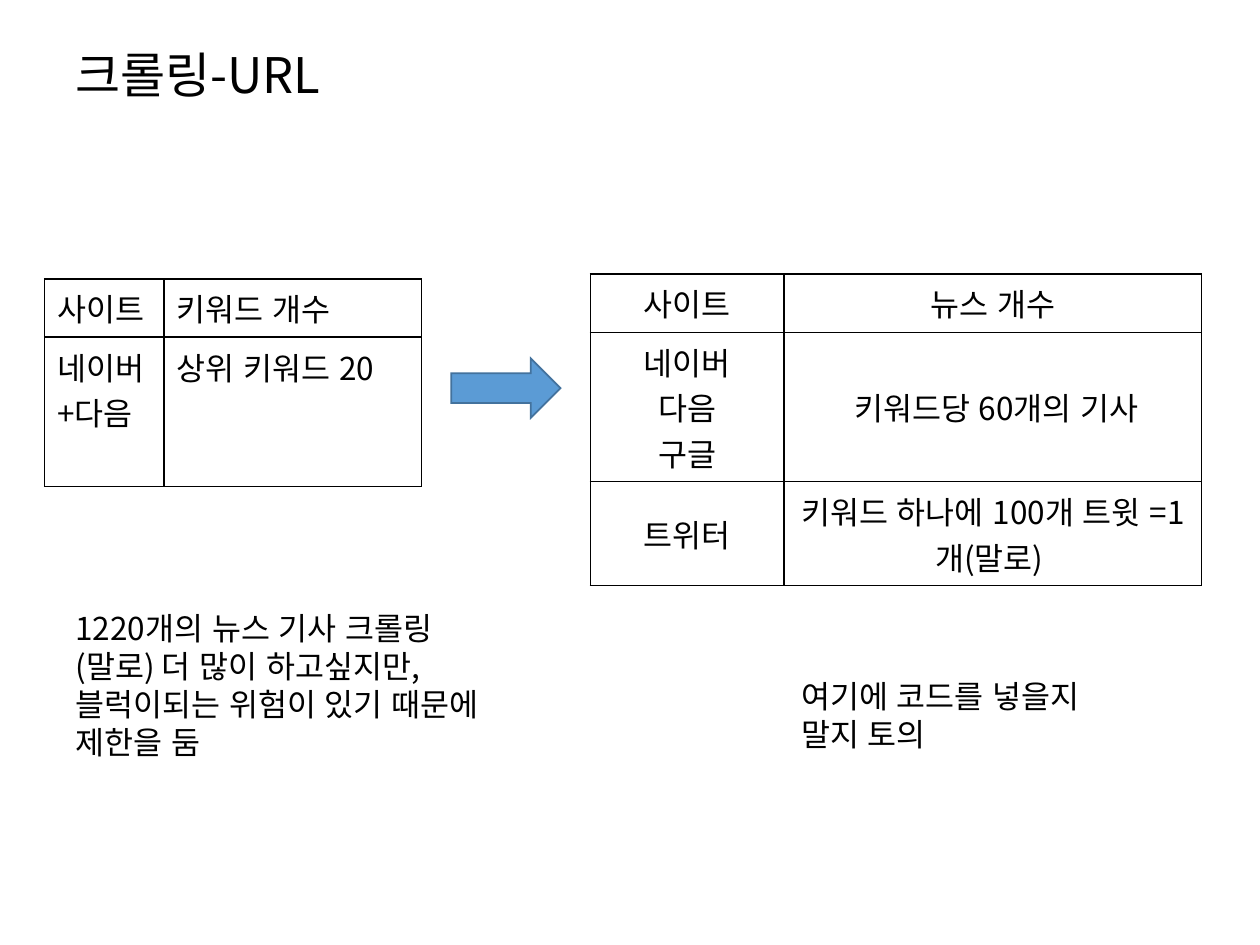
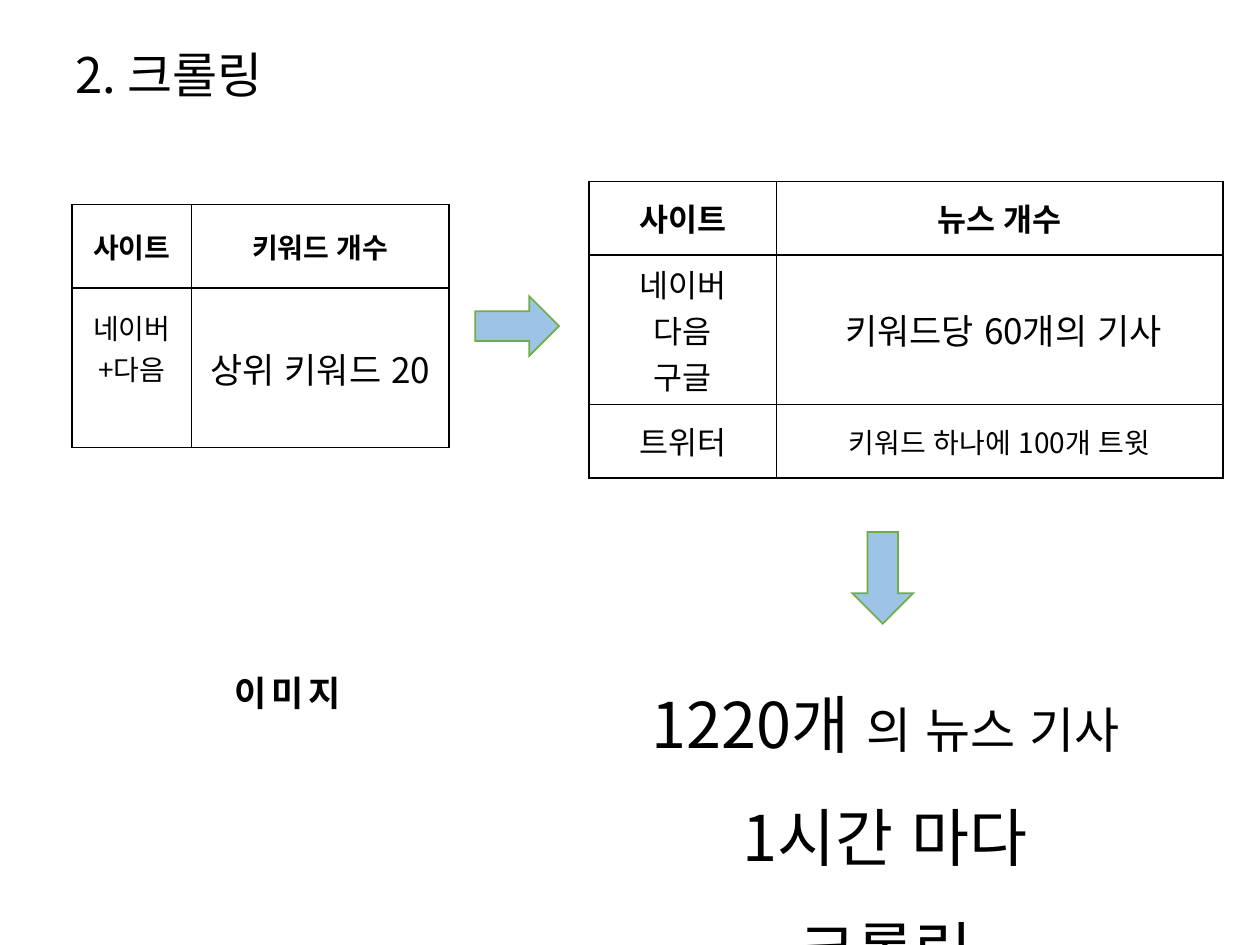
Before and after one commit to HaYongdae/issuewhatshow, a slide deck: slide 8 of doc/최종 PPT.pptx. Drawn at 1260x945 pixels with LibreOffice and Linux fonts; fonts in the diff are those of the drawing. Boxes give left, top, right and bottom in pixels: in the first picture for what was removed or moved away, otherwise in the second. Text is boxed around its words. In the diff, an @@ line names an element or a change of style, - is before the commit and + after.

```diff
--- a/doc/최종 PPT.pptx
+++ b/doc/최종 PPT.pptx
@@ title at (76,52,262,97): text changed @@
-크롤링-URL
+2. 크롤링
@@ table at (72,204,449,447) @@
@@ size 18 to 16 pt in "사이트", "키워드 개수", "네이버+다음" @@
@@ bold on in "사이트", "키워드 개수" @@
@@ size 18 to 20 pt in "상위 키워드 20" @@
@@ alignment left to centre @@
@@ table: place and size @@
-table at (44,278,421,432)
+table at (72,204,449,447)
@@ table at (590,181,1223,469) @@
-row 3, column 2: 키워드 하나에 100개 트윗 =1개(말로)
+row 3, column 2: 키워드 하나에 100개 트윗
@@ bold on in "사이트", "뉴스 개수" @@
@@ size 18 to 20 pt in "키워드당 60개의 기사" @@
@@ table: place and size @@
-table at (591,275,1202,580)
+table at (590,181,1223,469)
@@ right arrow: place and size @@
-right arrow at (451,358,561,417)
+right arrow at (475,296,559,355)
@@ right arrow at (475,296,559,355): fill #5B9BD5 to #9DC3E6; outline #43739E 1 pt to #70AD47 1 pt @@
@@ right arrow added at (852,532,913,624), fill #9DC3E6, outline #70AD47 1 pt @@
@@ text added at (234,676,341,709), 20 pt, text #000000, bold @@
+이미지
@@ text removed at (801,682,1080,749) @@
-여기에 코드를 넣을지
-말지 토의
@@ text at (651,696,1119,866): text changed; size 18 to 36 pt @@
-1220개의 뉴스 기사 크롤링
-(말로) 더 많이 하고싶지만, 블럭이되는 위험이 있기 때문에 제한을 둠
+1220개 의 뉴스 기사
+1시간 마다 크롤링
```
Also in this commit, not shown: 8 other slides changed, 6 slides added, 4 slides removed.
